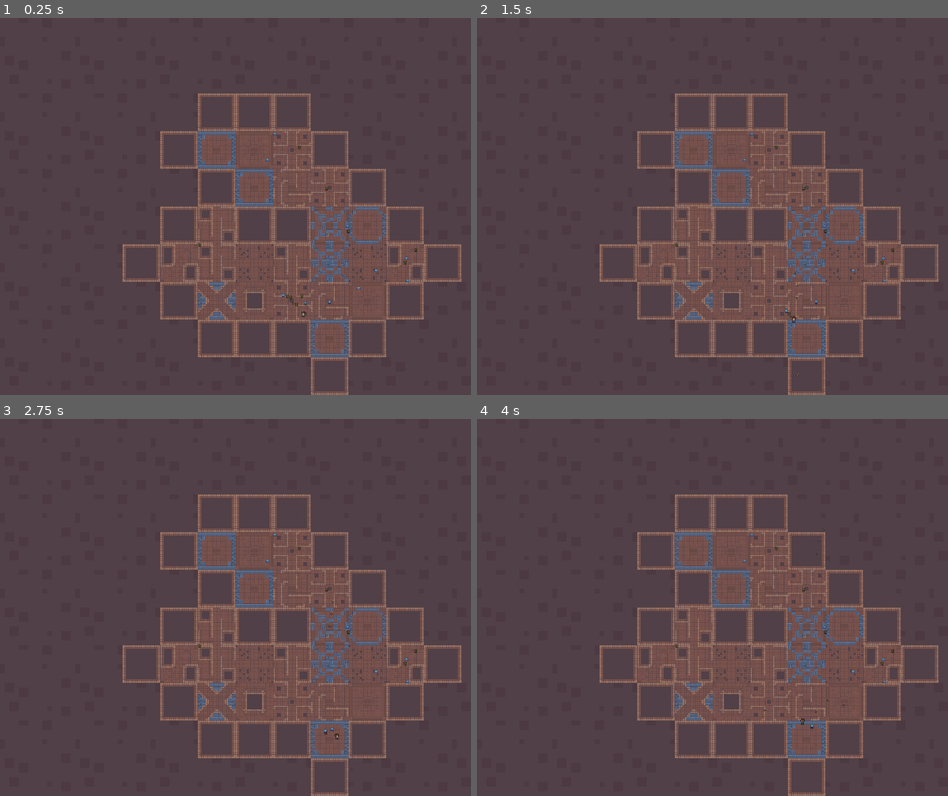
Above: before the commit, frames 1-4 (two rows, left to right).
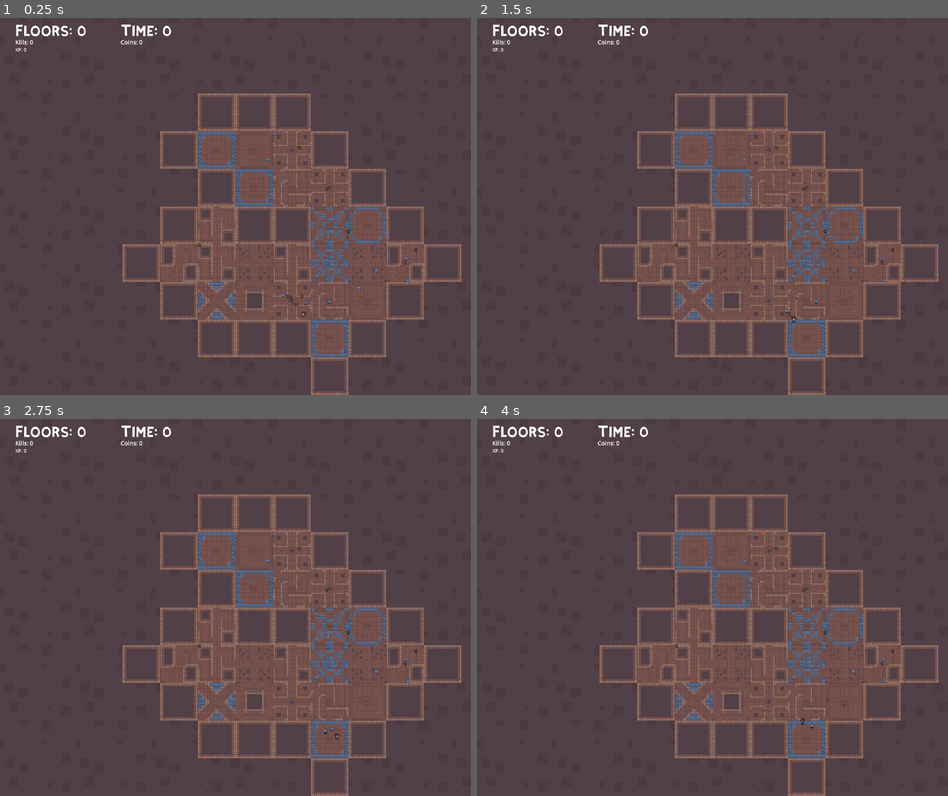
Above: after the commit, the same moments.

Repository: jaxonavena/Calamity
Game: Godot game, scene res://scenes/dungeon_generator.tscn
Same seed, same stepped clock (60 frames per second), same inputs: the game is played once before the commit and once after it.
Inputs (mouse positions are in pixels of both pictures, inside the frame that each line leads up to):
- Up to frame 1 (0.25 s): no input
- Up to frame 2 (1.5 s): tap Enter at 0.5 s; move the mouse to (816, 187) at 0.52 s; press the mouse at (816, 187) at 0.53 s; hold Right (ui_right) 0.53-1.28 s; tap Space (attack) at 0.6, 1.25 s; move the mouse to (618, 225) at 1.27 s; release the mouse at (618, 225) at 1.28 s; hold Down (ui_down) from 1.28 s (still down); click (618, 225) at 1.35 s
- Up to frame 3 (2.75 s): tap E at 1.55 s; move the mouse to (282, 524) at 2.02 s; release Down (ui_down) at 2.03 s; hold Right (ui_right) from 2.03 s (still down); hold E from 2.03 s (still down); tap Space (attack) at 2.3 s
- Up to frame 4 (4 s): move the mouse to (688, 682) at 2.77 s; release Right (ui_right) at 2.78 s; release E at 2.78 s; hold Up (ui_up) 2.78-3.53 s; tap Space (attack) at 2.85 s; click (688, 682) at 3.05 s; move the mouse to (853, 664) at 3.52 s; press the mouse at (853, 664) at 3.53 s; hold Left (ui_left) from 3.53 s (still down); tap E at 3.8 s

The runs differ from the first frame. In frame 1, 0.4% of the frame differs, in the area x 3-37%, y 1-9%; in frame 2, 0.4%; in frame 3, 0.4%; in frame 4, 0.4%.

Commit message:
Add stat display. Broken style

Diff:
--- /dev/null
+++ b/calamity-godotproject/Godot-Fontpack-d244bf6170b399a6d4d26a0d906058ddf2dafdf1/fonts/architect-s-daughter/ArchitectsDaughter32.tres
@@ -0,0 +1,8 @@
+[gd_resource type="DynamicFont" load_steps=2 format=2]
+
+[ext_resource path="res://fonts/architect-s-daughter/ArchitectsDaughter.ttf" type="DynamicFontData" id=1]
+
+[resource]
+
+size = 32
+font_data = ExtResource( 1 )
--- /dev/null
+++ b/calamity-godotproject/Godot-Fontpack-d244bf6170b399a6d4d26a0d906058ddf2dafdf1/fonts/cmu-typewriter/Typewriter.tres
@@ -0,0 +1,8 @@
+[gd_resource type="DynamicFont" load_steps=2 format=2]
+
+[ext_resource path="res://fonts/cmu-typewriter/Typewriter/cmuntt.ttf" type="DynamicFontData" id=1]
+
+[resource]
+
+size = 32
+font_data = ExtResource( 1 )
--- /dev/null
+++ b/calamity-godotproject/Godot-Fontpack-d244bf6170b399a6d4d26a0d906058ddf2dafdf1/fonts/connection_ii/ConnectionII.tres
@@ -0,0 +1,8 @@
+[gd_resource type="DynamicFont" load_steps=2 format=2]
+
+[ext_resource path="res://fonts/connection_ii/ConnectionII.otf" type="DynamicFontData" id=1]
+
+[resource]
+
+size = 30
+font_data = ExtResource( 1 )
--- /dev/null
+++ b/calamity-godotproject/Godot-Fontpack-d244bf6170b399a6d4d26a0d906058ddf2dafdf1/fonts/droid-sans/DroidSans.tres
@@ -0,0 +1,8 @@
+[gd_resource type="DynamicFont" load_steps=2 format=2]
+
+[ext_resource path="res://fonts/droid-sans/DroidSans.ttf" type="DynamicFontData" id=1]
+
+[resource]
+
+size = 32
+font_data = ExtResource( 1 )
--- /dev/null
+++ b/calamity-godotproject/Godot-Fontpack-d244bf6170b399a6d4d26a0d906058ddf2dafdf1/fonts/kirifont/Kirifont.tres
@@ -0,0 +1,10 @@
+[gd_resource type="DynamicFont" load_steps=2 format=2]
+
+[ext_resource path="res://fonts/kirifont/KiriFont.otf" type="DynamicFontData" id=1]
+
+[resource]
+
+size = 32
+extra_spacing_top = -5
+extra_spacing_bottom = -20
+font_data = ExtResource( 1 )
--- /dev/null
+++ b/calamity-godotproject/Godot-Fontpack-d244bf6170b399a6d4d26a0d906058ddf2dafdf1/fonts/linux-libertine/LinuxLibertine.tres
@@ -0,0 +1,5 @@
+[gd_resource type="DynamicFontData" format=2]
+
+[resource]
+
+font_path = "res://fonts/linux-libertine/LinLibertine_5.3.0_2012_07_02/LinLibertineOTF_5.3.0_2012_07_02/LinLibertine_R.otf"
--- /dev/null
+++ b/calamity-godotproject/Godot-Fontpack-d244bf6170b399a6d4d26a0d906058ddf2dafdf1/fonts/montreal/Montreal.tres
@@ -0,0 +1,8 @@
+[gd_resource type="DynamicFont" load_steps=2 format=2]
+
+[ext_resource path="res://fonts/montreal/Montreal-Regular.ttf" type="DynamicFontData" id=1]
+
+[resource]
+
+size = 32
+font_data = ExtResource( 1 )
--- /dev/null
+++ b/calamity-godotproject/Godot-Fontpack-d244bf6170b399a6d4d26a0d906058ddf2dafdf1/fonts/poco/Poco.tres
@@ -0,0 +1,11 @@
+[gd_resource type="DynamicFont" load_steps=2 format=2]
+
+[ext_resource path="res://fonts/poco/Poco.ttf" type="DynamicFontData" id=1]
+
+[resource]
+
+size = 40
+use_mipmaps = true
+extra_spacing_top = -18
+extra_spacing_bottom = 2
+font_data = ExtResource( 1 )
--- /dev/null
+++ b/calamity-godotproject/Godot-Fontpack-d244bf6170b399a6d4d26a0d906058ddf2dafdf1/fonts/source-code-pro/SourceCodePro.tres
@@ -0,0 +1,8 @@
+[gd_resource type="DynamicFont" load_steps=2 format=2]
+
+[ext_resource path="res://fonts/source-code-pro/source-code-pro-2.010R-ro-1.030R-it/TTF/SourceCodePro-Regular.ttf" type="DynamicFontData" id=1]
+
+[resource]
+
+size = 32
+font_data = ExtResource( 1 )
--- /dev/null
+++ b/calamity-godotproject/Godot-Fontpack-d244bf6170b399a6d4d26a0d906058ddf2dafdf1/fonts/xolonium/Xolonium.tres
@@ -0,0 +1,8 @@
+[gd_resource type="DynamicFont" load_steps=2 format=2]
+
+[ext_resource path="res://fonts/xolonium/xolonium-fonts-4.1/ttf/Xolonium-Regular.ttf" type="DynamicFontData" id=1]
+
+[resource]
+
+size = 32
+font_data = ExtResource( 1 )
--- a/calamity-godotproject/scenes/dungeon_generator.tscn
+++ b/calamity-godotproject/scenes/dungeon_generator.tscn
@@ -15,6 +15,8 @@
 [ext_resource type="PackedScene" uid="uid://80733phtg4dq" path="res://scenes/PR13.tscn" id="13_8d73e"]
 [ext_resource type="PackedScene" uid="uid://cv1cgdx4q0qwq" path="res://scenes/PR14.tscn" id="14_p37cb"]
 [ext_resource type="TileSet" uid="uid://052wvnx2372h" path="res://tilesets/dungeon_tileset.tres" id="15_cgt0t"]
+[ext_resource type="Script" path="res://scripts/stat_display.gd" id="16_qitlb"]
+[ext_resource type="FontFile" uid="uid://dgklijjyt18vo" path="res://Godot-Fontpack-d244bf6170b399a6d4d26a0d906058ddf2dafdf1/fonts/kirifont/KiriFont.ttf" id="17_uw88n"]
 
 [sub_resource type="GDScript" id="GDScript_5aeyw"]
 script/source = "extends Node2D
@@ -269,3 +271,60 @@
 scale = Vector2(20, 20)
 tile_map_data = PackedByteArray("AAAAAAAAAAAFAAIAAAABAAAAAAAFAAIAAAACAAAAAAAFAAIAAAADAAAAAAAFAAIAAAAEAAAAAAAFAAIAAAAFAA …(1072 unchanged characters)…
 tile_set = ExtResource("15_cgt0t")
+
+[node name="CanvasLayer" type="CanvasLayer" parent="."]
+
+[node name="StatDisplay" type="Control" parent="CanvasLayer"]
+layout_mode = 3
+anchors_preset = 0
+offset_right = 1993.0
+offset_bottom = 1960.0
+script = ExtResource("16_qitlb")
+
+[node name="FloorsCleared" type="Label" parent="CanvasLayer/StatDisplay"]
+layout_mode = 0
+offset_left = 65.0
+offset_top = 34.0
+offset_right = 332.0
+offset_bottom = 85.0
+theme_override_fonts/font = ExtResource("17_uw88n")
+theme_override_font_sizes/font_size = 50
+text = "Floors: "
+
+[node name="TimeSurvived" type="Label" parent="CanvasLayer/StatDisplay"]
+layout_mode = 0
+offset_left = 512.0
+offset_top = 34.0
+offset_right = 640.0
+offset_bottom = 70.0
+theme_override_fonts/font = ExtResource("17_uw88n")
+theme_override_font_sizes/font_size = 50
+text = "Time:"
+
+[node name="Kills" type="Label" parent="CanvasLayer/StatDisplay"]
+layout_mode = 0
+offset_left = 65.0
+offset_top = 85.0
+offset_right = 192.0
+offset_bottom = 120.0
+theme_override_font_sizes/font_size = 25
+text = "Kills:"
+
+[node name="Coins" type="Label" parent="CanvasLayer/StatDisplay"]
+layout_mode = 0
+offset_left = 512.0
+offset_top = 85.0
+offset_right = 640.0
+offset_bottom = 120.0
+theme_override_font_sizes/font_size = 25
+text = "Coins:
+"
+
+[node name="XP" type="Label" parent="CanvasLayer/StatDisplay"]
+layout_mode = 0
+offset_left = 65.0
+offset_top = 120.0
+offset_right = 193.0
+offset_bottom = 148.0
+theme_override_font_sizes/font_size = 20
+text = "XP:"
--- a/calamity-godotproject/scripts/enemy.gd
+++ b/calamity-godotproject/scripts/enemy.gd
@@ -62,6 +62,7 @@
 func die():
 	drop_items()
 	update_player_xp()
+	global_script.kills += 1
 	self.queue_free()
 
 func drop_items():
--- a/calamity-godotproject/scripts/global.gd
+++ b/calamity-godotproject/scripts/global.gd
@@ -1,15 +1,26 @@
 extends Node
+# PLAYER FLAGS
+var player_current_attack = false
+var player_can_use_stairs = false
 
-var player_current_attack = false
+# PLAYER STATS
 var player_coins = 0
 var player_xp = 0
-var player_can_use_stairs = false
-var player_instance = null
-var previous_floor = null
 var floors_cleared = 0
 var time_survived = 0.0
 var kills = 0
 
+func reset_player_stats():
+	player_xp = 0
+	floors_cleared = 0
+	time_survived = 0
+	kills = 0
+
+# PLAYER PERSISTENCE
+var player_instance = null
+var previous_floor = null
+
 func new_floor():
+	floors_cleared += 1
 	previous_floor.remove_child(player_instance)
 	get_tree().change_scene_to_file("res://scenes/dungeon_generator.tscn")
--- a/calamity-godotproject/scripts/main_menu.gd
+++ b/calamity-godotproject/scripts/main_menu.gd
@@ -4,6 +4,7 @@
 
 func _on_play_pressed() -> void:
 	#get_tree().change_scene_to_file("res://scenes/main.tscn")
+	global_script.reset_player_stats()
 	get_tree().change_scene_to_file("res://scenes/dungeon_generator.tscn")
 
 
--- a/calamity-godotproject/scripts/player.gd
+++ b/calamity-godotproject/scripts/player.gd
@@ -39,7 +39,6 @@
 
 	# place the projectile down
 	projectile_inst.position = $player_hitbox.global_position
-	print($player_hitbox.position)
 	get_parent().add_child(projectile_inst)
 
 
@@ -98,6 +97,7 @@
 	# Reload the current scene
 	var current_scene = get_tree().current_scene
 	global_script.player_instance = null
+	global_script.reset_player_stats()
 	get_tree().reload_current_scene()
 
 func play_animation(movement):
--- /dev/null
+++ b/calamity-godotproject/scripts/stat_display.gd
@@ -0,0 +1,19 @@
+extends Control
+
+# References to the labels
+@onready var floors_cleared = $FloorsCleared
+@onready var time_survived = $TimeSurvived
+@onready var kills = $Kills
+@onready var coins = $Coins
+@onready var xp = $XP
+
+
+func _ready():
+	update_display()
+
+func update_display():
+	floors_cleared.text = "Floors: " + str(global_script.floors_cleared)
+	time_survived.text = "Time: " + str(global_script.time_survived)
+	kills.text = "Kills: " +str(global_script.kills)
+	coins.text = "Coins: " + str(global_script.player_coins)
+	xp.text = "XP: " + str(global_script.player_xp)
Not shown, added: calamity-godotproject/Godot-Fontpack-d244bf6170b399a6d4d26a0d906058ddf2dafdf1/fonts/architect-s-daughter/Architects Daughter SIL OFL Font License.txt
Binary file added: calamity-godotproject/Godot-Fontpack-d244bf6170b399a6d4d26a0d906058ddf2dafdf1/fonts/architect-s-daughter/ArchitectsDaughter.ttf
Not shown, added: calamity-godotproject/Godot-Fontpack-d244bf6170b399a6d4d26a0d906058ddf2dafdf1/fonts/architect-s-daughter/ArchitectsDaughter.ttf.import
Not shown, added: calamity-godotproject/Godot-Fontpack-d244bf6170b399a6d4d26a0d906058ddf2dafdf1/fonts/cmu-typewriter/Typewriter/OFL-FAQ.txt
Not shown, added: calamity-godotproject/Godot-Fontpack-d244bf6170b399a6d4d26a0d906058ddf2dafdf1/fonts/cmu-typewriter/Typewriter/OFL.txt
Not shown, added: calamity-godotproject/Godot-Fontpack-d244bf6170b399a6d4d26a0d906058ddf2dafdf1/fonts/cmu-typewriter/Typewriter/README.txt
Binary file added: calamity-godotproject/Godot-Fontpack-d244bf6170b399a6d4d26a0d906058ddf2dafdf1/fonts/cmu-typewriter/Typewriter/cmunit.ttf
Not shown, added: calamity-godotproject/Godot-Fontpack-d244bf6170b399a6d4d26a0d906058ddf2dafdf1/fonts/cmu-typewriter/Typewriter/cmunit.ttf.import
Binary file added: calamity-godotproject/Godot-Fontpack-d244bf6170b399a6d4d26a0d906058ddf2dafdf1/fonts/cmu-typewriter/Typewriter/cmuntb.ttf
Not shown, added: calamity-godotproject/Godot-Fontpack-d244bf6170b399a6d4d26a0d906058ddf2dafdf1/fonts/cmu-typewriter/Typewriter/cmuntb.ttf.import
Binary file added: calamity-godotproject/Godot-Fontpack-d244bf6170b399a6d4d26a0d906058ddf2dafdf1/fonts/cmu-typewriter/Typewriter/cmuntt.ttf
Not shown, added: calamity-godotproject/Godot-Fontpack-d244bf6170b399a6d4d26a0d906058ddf2dafdf1/fonts/cmu-typewriter/Typewriter/cmuntt.ttf.import
(and 98 more such lines)
